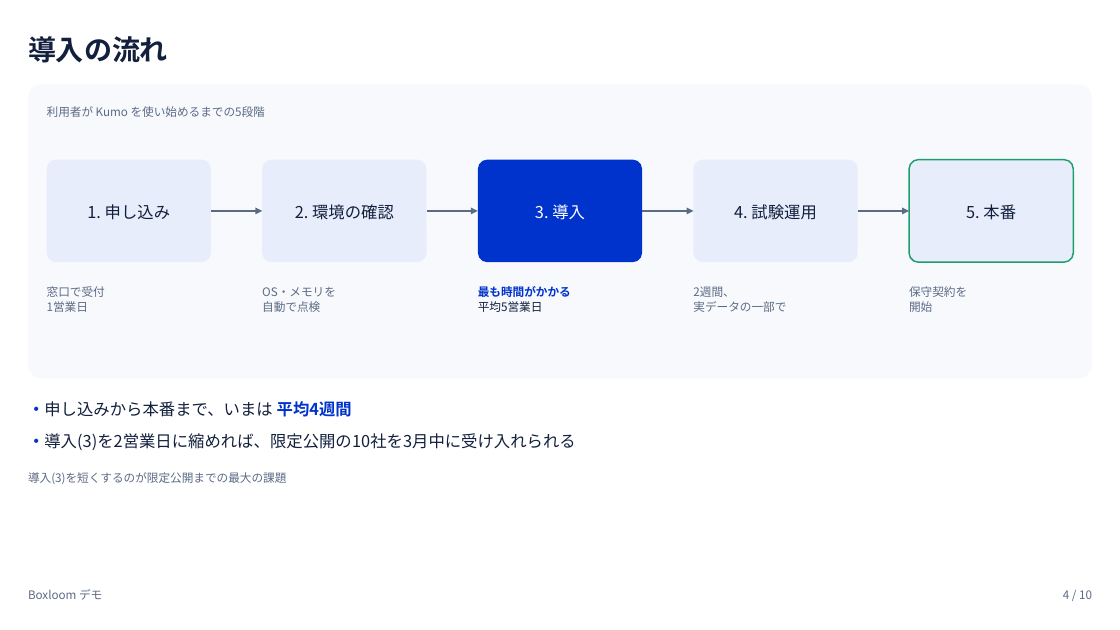
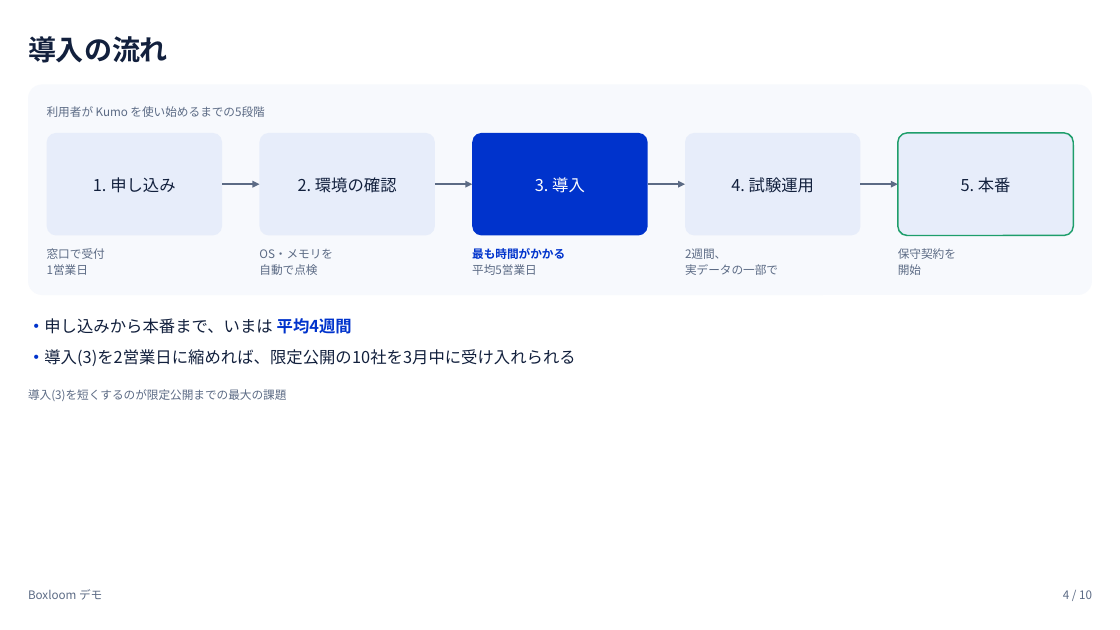
Before and after one commit to tjst-t/boxloom, a slide deck: slide 4 of boxloom/out/subsystems_showcase_light.pptx. Drawn at 1120x630 pixels with LibreOffice and Linux fonts; fonts in the diff are those of the drawing. Boxes give left, top, right and bottom in pixels: in the first picture for what was removed or moved away, otherwise in the second. Text is boxed around its words. In the diff, an @@ line names an element or a change of style, - is before the commit and + after.

```diff
--- a/boxloom/out/subsystems_showcase_light.pptx
+++ b/boxloom/out/subsystems_showcase_light.pptx
@@ rounded rectangle resized from (x1=28, y1=85, x2=1092, y2=379) to (x1=28, y1=85, x2=1092, y2=296) @@
@@ rounded rectangle at (x1=28, y1=85, x2=1092, y2=296): proportions changed @@
@@ rounded rectangle "1. 申し込み" resized from (x1=47, y1=160, x2=212, y2=262) to (x1=47, y1=133, x2=223, y2=235) @@
@@ rounded rectangle "2. 環境の確認" resized from (x1=262, y1=160, x2=427, y2=262) to (x1=260, y1=133, x2=435, y2=235) @@
@@ rounded rectangle "3. 導入" resized from (x1=478, y1=160, x2=643, y2=262) to (x1=472, y1=133, x2=648, y2=235) @@
@@ rounded rectangle "4. 試験運用" resized from (x1=694, y1=160, x2=859, y2=262) to (x1=686, y1=133, x2=861, y2=235) @@
@@ rounded rectangle "5. 本番" resized from (x1=909, y1=160, x2=1074, y2=262) to (x1=898, y1=133, x2=1074, y2=235) @@
@@ arrow moved from (211, 211) - (262, 211) to (222, 184) - (260, 184) @@
@@ arrow moved from (427, 211) - (478, 211) to (435, 184) - (472, 184) @@
@@ arrow moved from (642, 211) - (694, 211) to (648, 184) - (686, 184) @@
@@ arrow moved from (858, 211) - (909, 211) to (860, 184) - (898, 184) @@
@@ text "窓口で受付" moved from (x1=47, y1=286, x2=105, y2=312) to (x1=47, y1=248, x2=105, y2=275) @@
@@ text "OS・メモリを" moved from (x1=262, y1=287, x2=336, y2=312) to (x1=259, y1=249, x2=333, y2=275) @@
@@ text at (x1=472, y1=264, x2=537, y2=275): text colour #12203D to #5C6B85 in "平均5営業日" @@
@@ text "最も時間がかかる" moved from (x1=478, y1=286, x2=571, y2=312) to (x1=472, y1=248, x2=565, y2=275) @@
@@ text "2週間、" moved from (x1=693, y1=286, x2=786, y2=312) to (x1=685, y1=248, x2=778, y2=275) @@
@@ text "保守契約を" moved from (x1=909, y1=286, x2=967, y2=312) to (x1=898, y1=248, x2=956, y2=275) @@
@@ 3 texts moved together from (x1=28, y1=401, x2=576, y2=484) to (x1=28, y1=318, x2=576, y2=401) @@
```
Also in this commit, not shown: 4 other slides changed, 2 other files.
